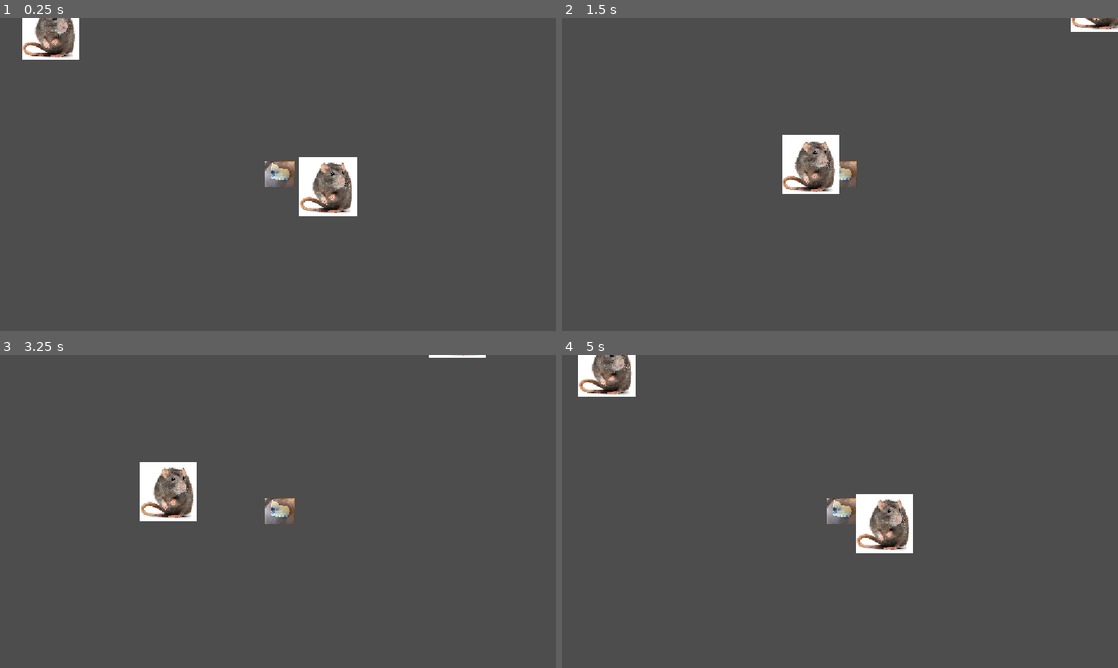
Above: before the commit, frames 1-4 (two rows, left to right).
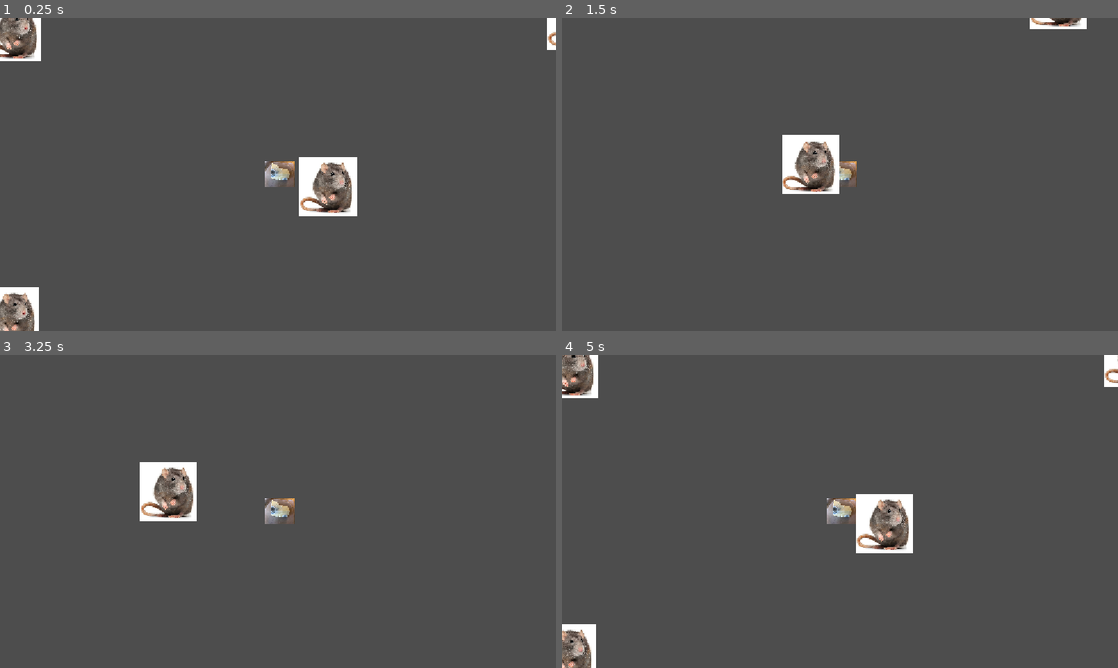
Above: after the commit, the same moments.

Repository: HargreavesJ04/TheBigCheese
Game: Godot game, scene res://Scenes/node_2d.tscn
Same seed, same stepped clock (60 frames per second), same inputs: the game is played once before the commit and once after it.
Inputs:
- Up to frame 1 (0.25 s): no input
- Up to frame 2 (1.5 s): tap Enter at 0.5 s; hold Right (ui_right) 0.53-1.28 s; hold Down (ui_down) from 1.28 s (still down)
- Up to frame 3 (3.25 s): release Down (ui_down) at 2.03 s; hold Right (ui_right) 2.03-2.78 s; hold Up (ui_up) from 2.78 s (still down)
- Up to frame 4 (5 s): release Up (ui_up) at 3.53 s; hold Left (ui_left) from 3.53 s (still down)

The runs differ from the first frame. In frame 1, 2.6% of the frame differs, in the area x 0-100%, y 0-100%; in frame 2, 0.6%; in frame 3, less than 0.1%; in frame 4, 2.5%.

Commit message:
rat stuff

Diff:
--- /dev/null
+++ b/the-big-cheese/Scenes/RatFlockingJH.gd
@@ -0,0 +1,27 @@
+extends Node2D
+
+var PosX: float
+var PosY: float
+var VolX: float
+var VolY: float
+
+
+@onready var boids: Array = get_tree().get_nodes_in_group("Boids")
+
+func _ready() -> void:
+
+	for boid in boids:
+		if boid != self:
+			print(boid.global_position)
+
+func separation() -> void:
+	pass
+
+func alignment() -> void:
+	pass
+
+func cohesion() -> void:
+	pass
+
+func _process(delta: float) -> void:
+	pass
--- a/the-big-cheese/Scenes/node_2d.tscn
+++ b/the-big-cheese/Scenes/node_2d.tscn
@@ -12,10 +12,10 @@
 position = Vector2(934, 332)
 
 [node name="Rat2" parent="." unique_id=1786554183 instance=ExtResource("2_v1qfn")]
-position = Vector2(-1941, -1278)
+position = Vector2(-2335, -1268)
 
 [node name="Rat3" parent="." unique_id=460292245 instance=ExtResource("2_v1qfn")]
-position = Vector2(-3844, 2154)
+position = Vector2(-2357, 1681)
 
 [node name="Rat4" parent="." unique_id=825203959 instance=ExtResource("2_v1qfn")]
-position = Vector2(3928, -1350)
+position = Vector2(3504, -1380)
--- a/the-big-cheese/Scenes/rat.tscn
+++ b/the-big-cheese/Scenes/rat.tscn
@@ -1,8 +1,10 @@
 [gd_scene format=3 uid="uid://c0i7g8mv1j58h"]
 
 [ext_resource type="Texture2D" uid="uid://cy8k3gqwbgl88" path="res://Assets/rat.jpg" id="1_f5n7k"]
+[ext_resource type="Script" uid="uid://b0lwqp5tkxb3h" path="res://Scenes/RatFlockingJH.gd" id="1_p0vde"]
 
-[node name="Rat" type="Node2D" unique_id=1674442989]
+[node name="Rat" type="Node2D" unique_id=1674442989 groups=["Boids"]]
+script = ExtResource("1_p0vde")
 
 [node name="Sprite2D" type="Sprite2D" parent="." unique_id=1070686701]
 texture = ExtResource("1_f5n7k")
--- a/the-big-cheese/Scripts/ratJH.gd
+++ /dev/null
@@ -1,11 +0,0 @@
-extends Node3D
-
-
-# Called when the node enters the scene tree for the first time.
-func _ready() -> void:
-	pass # Replace with function body.
-
-
-# Called every frame. 'delta' is the elapsed time since the previous frame.
-func _process(delta: float) -> void:
-	pass
--- a/the-big-cheese/project.godot
+++ b/the-big-cheese/project.godot
@@ -21,6 +21,10 @@
 window/stretch/mode="canvas_items"
 window/stretch/aspect="expand"
 
+[global_group]
+
+Boids="The rats baby"
+
 [input]
 
 cheese={
Not shown, added: the-big-cheese/Scenes/RatFlockingJH.gd.uid
Not shown, removed: the-big-cheese/Scripts/ratJH.gd.uid
